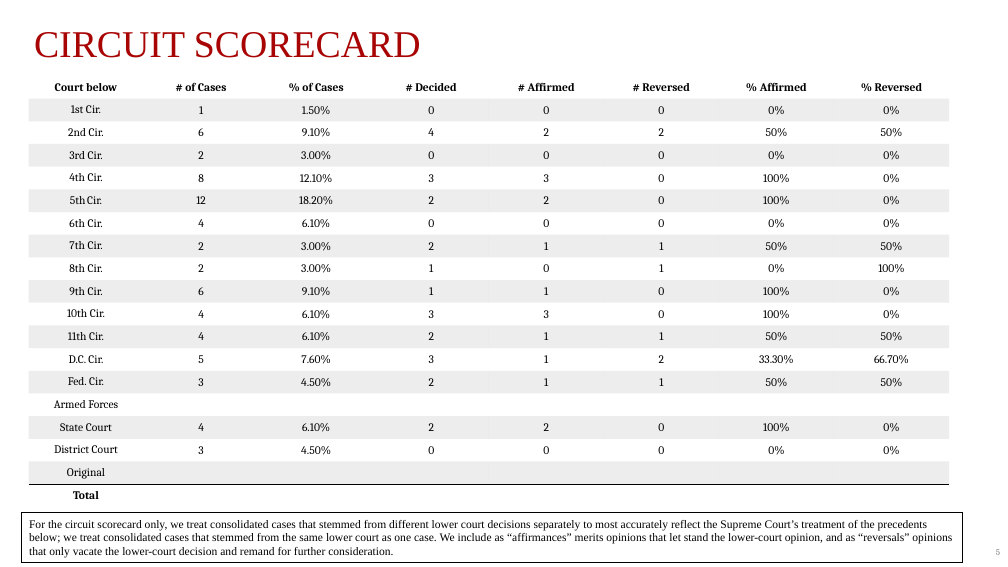
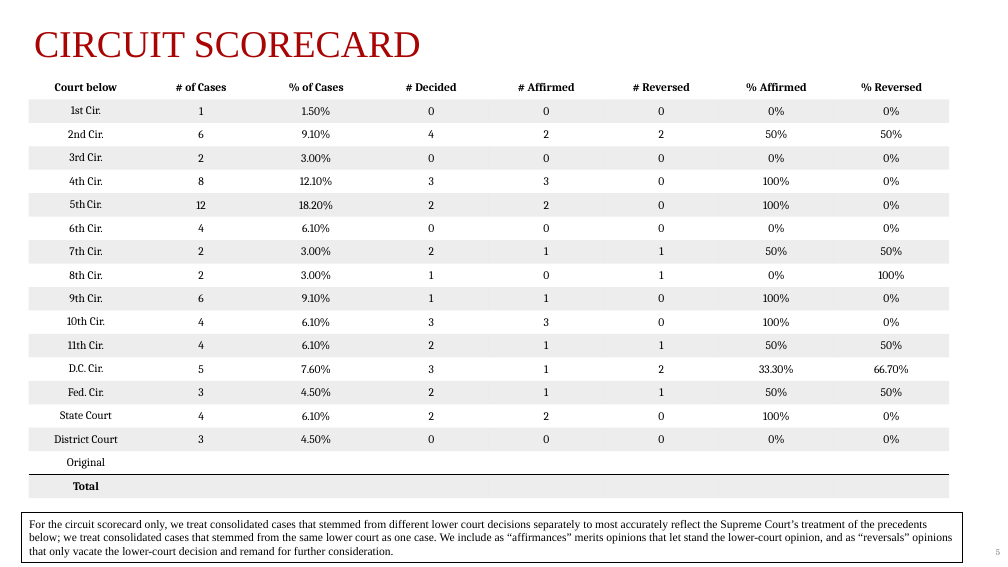
Before and after one commit to JakeTruscott/scotuswatch, a slide deck: slide 5 of Stat Reviews/OT24_StatReview/compilation/SCOTUSBlog/statpack_OT24.pptx. Drawn at 1008x567 pixels with LibreOffice and Linux fonts; fonts in the diff are those of the drawing. Boxes give left, top, right and bottom in pixels: in the first picture for what was removed or moved away, otherwise in the second. Text is boxed around its words. In the diff, an @@ line names an element or a change of style, - is before the commit and + after.

```diff
--- a/Stat Reviews/OT24_StatReview/compilation/SCOTUSBlog/statpack_OT24.pptx
+++ b/Stat Reviews/OT24_StatReview/compilation/SCOTUSBlog/statpack_OT24.pptx
@@ table at <box>29,76,948,498</box> @@
-row 15: Armed Forces |  |  |  |  |  |  | 
```
Also in this commit, not shown: 16 other slides changed, 33 other files.
